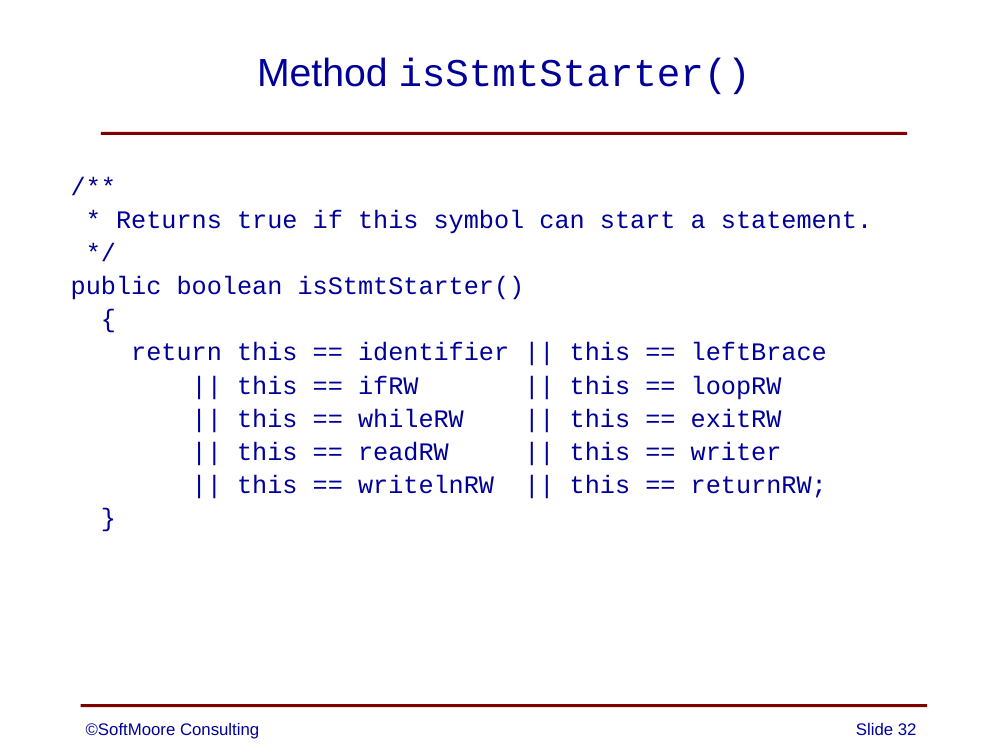
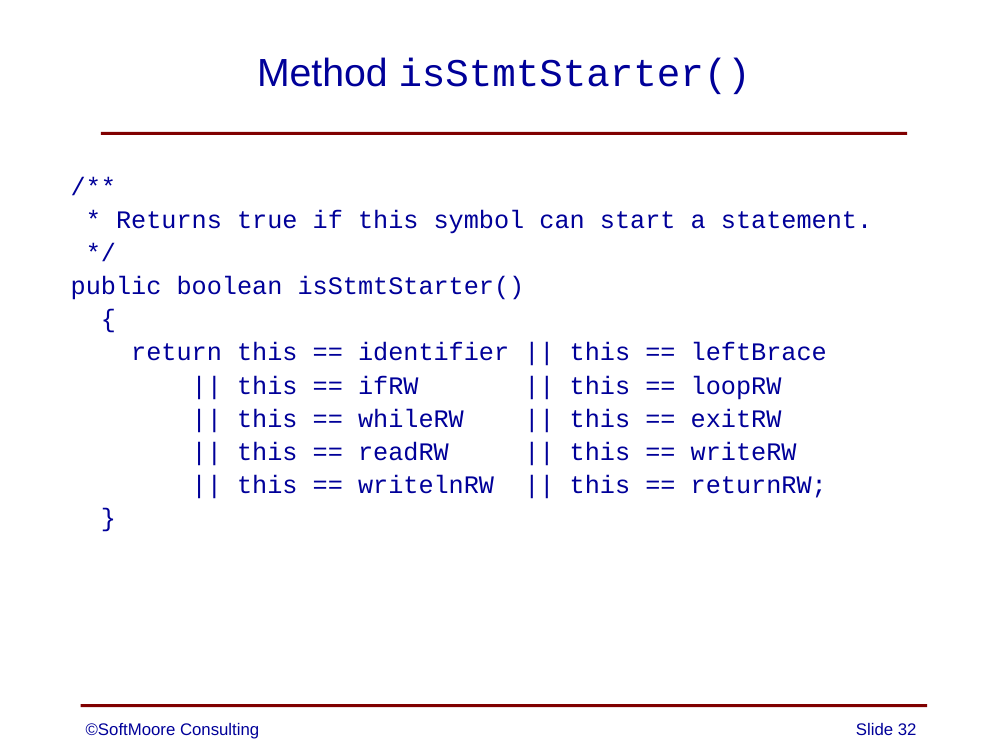
Before and after one commit to SoftMoore/CPRL-Java-3rd, a slide deck: slide 32 of PowerPoints/06 - Syntax Analysis.pptx. Drawn at 1008x756 pixels with LibreOffice and Linux fonts; fonts in the diff are those of the drawing. Boxes give left, top, right and bottom in pixels: in the first picture for what was removed or moved away, otherwise in the second. Text is boxed around its words. In the diff, an @@ line names an element or a change of style, - is before the commit and + after.

```diff
--- a/PowerPoints/06 - Syntax Analysis.pptx
+++ b/PowerPoints/06 - Syntax Analysis.pptx
@@ text at bbox=[237, 441, 797, 461]: text changed @@
-|| this == readRW || this == writer
+|| this == readRW || this == writeRW
```
Also in this commit, not shown: 4 other slides changed.
